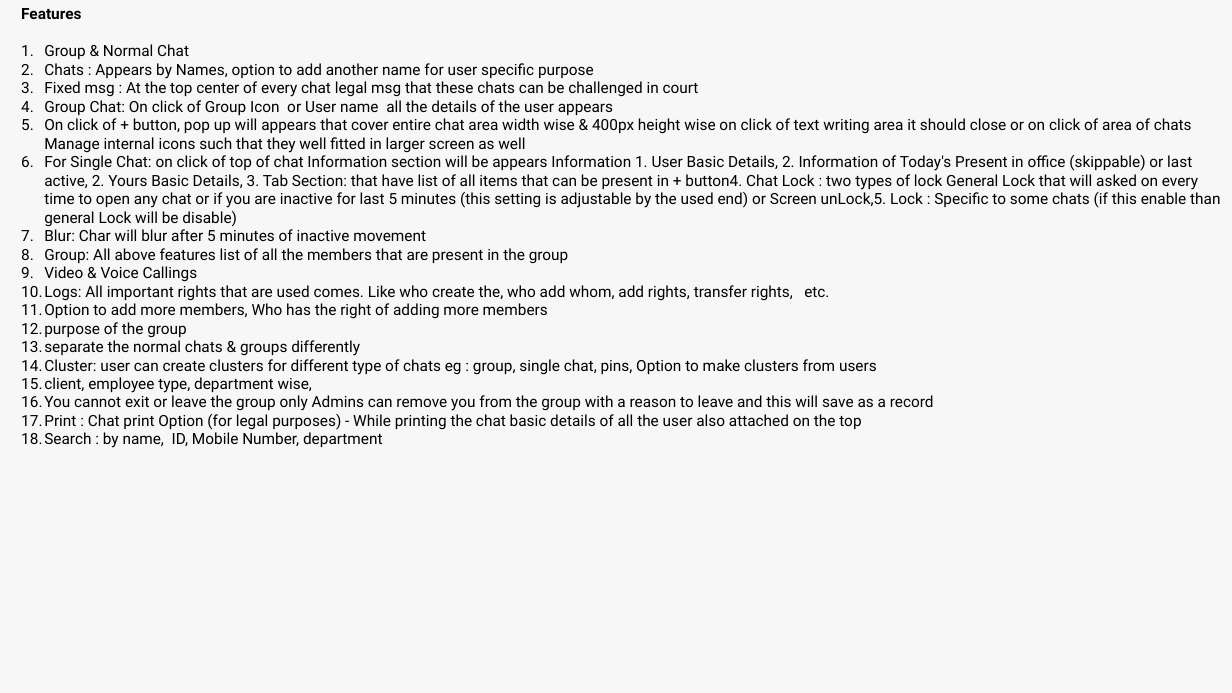
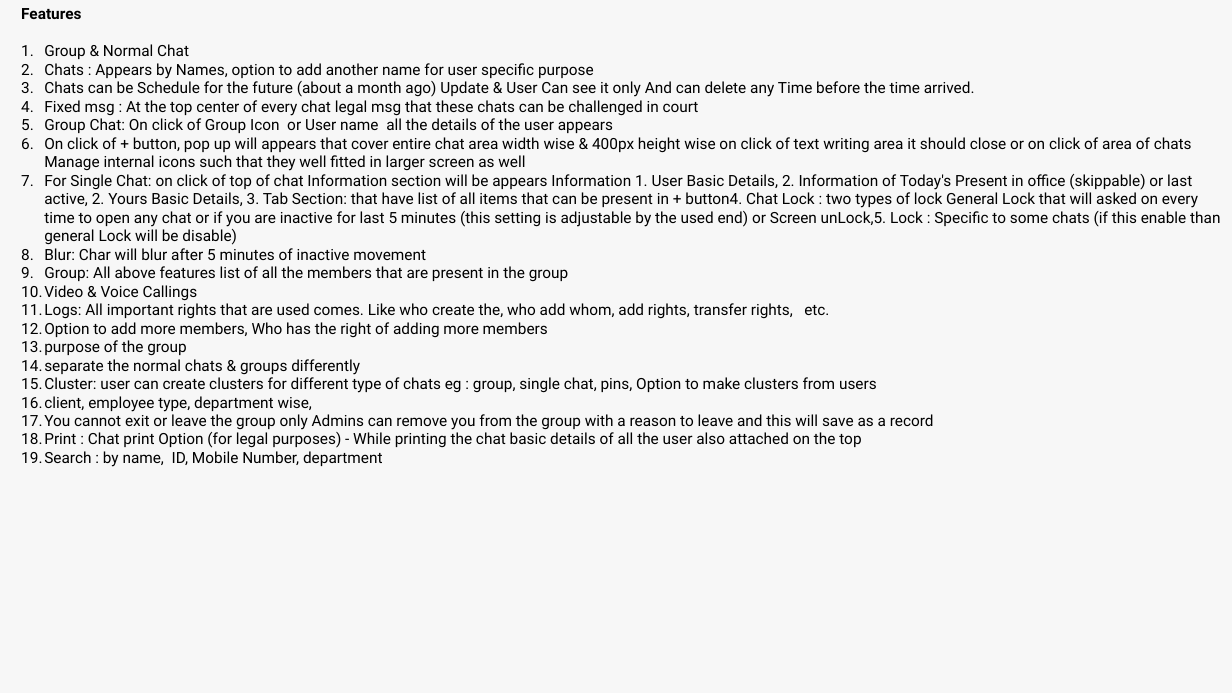
Before and after one commit to Danishan1/Html-CSS-Projects, a slide deck: slide 4 of Design Requirement/Chat/Chat - LetsDiscuss.pptx. Drawn at 1232x693 pixels with LibreOffice and Linux fonts; fonts in the diff are those of the drawing. Boxes give left, top, right and bottom in pixels: in the first picture for what was removed or moved away, otherwise in the second. Text is boxed around its words. In the diff, an @@ line names an element or a change of style, - is before the commit and + after.

```diff
--- a/Design Requirement/Chat/Chat - LetsDiscuss.pptx
+++ b/Design Requirement/Chat/Chat - LetsDiscuss.pptx
@@ text at <box>44,81,975,97</box>: paragraph added @@
+3. Chats can be Schedule for the future (about a month ago) Update & User Can see it only And can delete any Time before the time arrived.
```
Also in this commit, not shown: 1 other slide changed, 7 other files.
